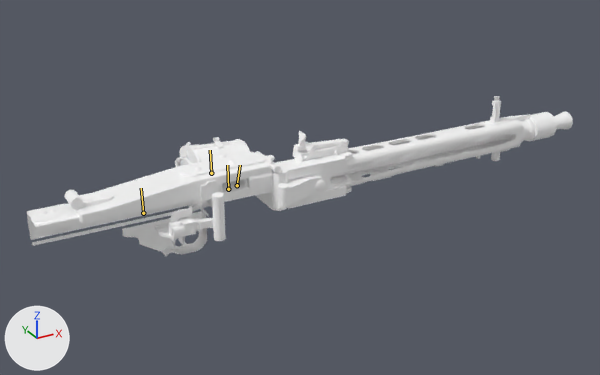
One commit to the glTF model xogot/assets/weapons/aether_waw_real/mg42/viewmodel.glb: the scene before it, then after it.
The view is the same before and after, from a 50 mm lens placed at (-0.623, -1.433, 0.686), pointed at (0.205, 0.072, -0.067). Lighting does not change. The marker at lower left points along +X, +Y and +Z. The first picture is the older version. Both versions are drawn at frame 0 of the action 'PSA_MG42Equip'; the numbers are the values there. The bones that change, and the others that lie on the model, are drawn over the model as lines.

Names of what the first picture shows: 'MG42'.
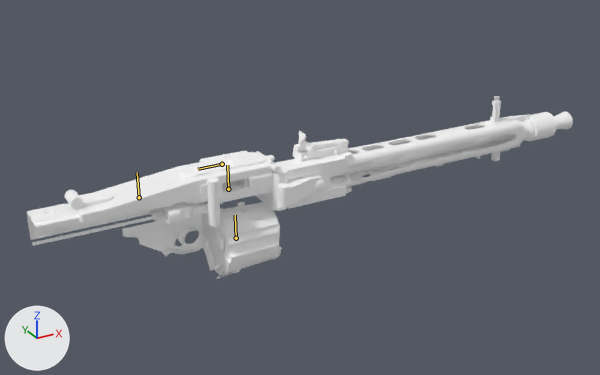
Location of each change, (x1, y1, x2, y2) in pixels of the pictures (600 x 375 px):
'MG42', posed (14% taller)
    before: (27, 96, 573, 256)
    after: (27, 96, 573, 279)
bone 'j_clip', root to tip
    before: (211, 173) to (210, 150)
    after: (236, 238) to (235, 215)
bone 'j_bolt', root to tip
    before: (143, 213) to (141, 188)
    after: (139, 197) to (137, 172)

The change, as a list of edits to the scene's bpy script:
```text
Change bone_j_clip:
    where bone_j_clip = bpy.data.objects['MG42.ao'].pose.bones['j_clip']  # child of 'j_gun'
    bone_j_clip.location: (0.0, 0.0, 0.0) -> (0.0, -0.104, 0.118)
Change bone_j_bolt:
    where bone_j_bolt = bpy.data.objects['MG42.ao'].pose.bones['j_bolt']  # child of 'j_gun'
    bone_j_bolt.location: (0.0, 0.0, 0.0) -> (0.0, 0.024, -0.021)
    bone_j_bolt.rotation_quaternion: (1.0, 0.0, 0.0, 0.0) -> (1.0, 0.0, 0.01, -0.01)  # degrees (0, 0, 0) -> degrees (0, 1, -1)
```
